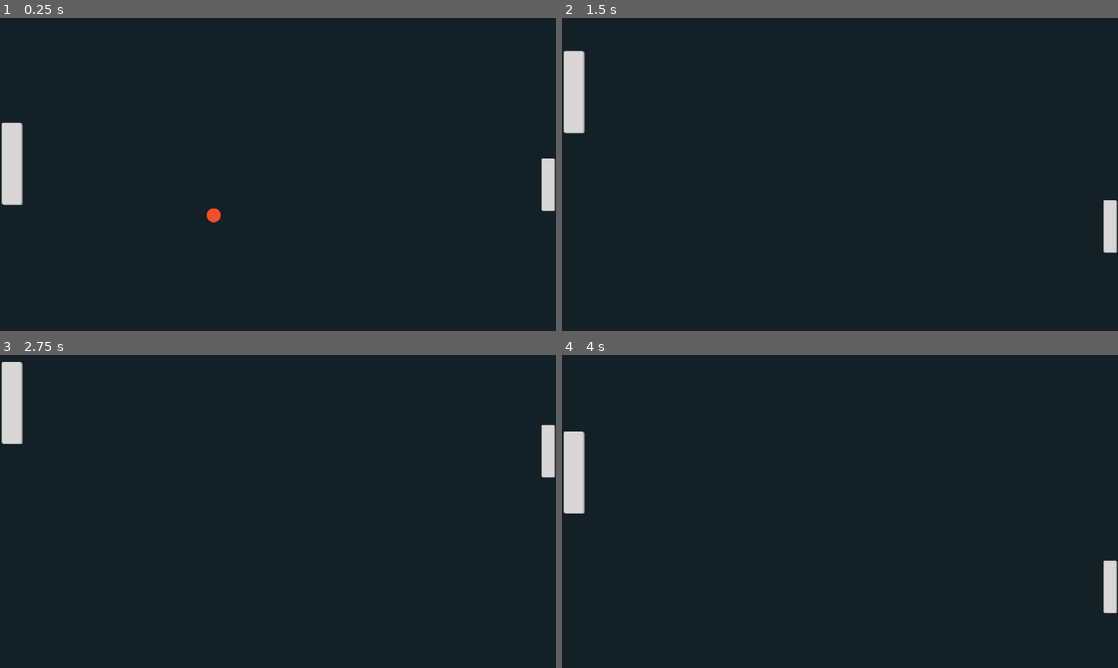
Above: before the commit, frames 1-4 (two rows, left to right).
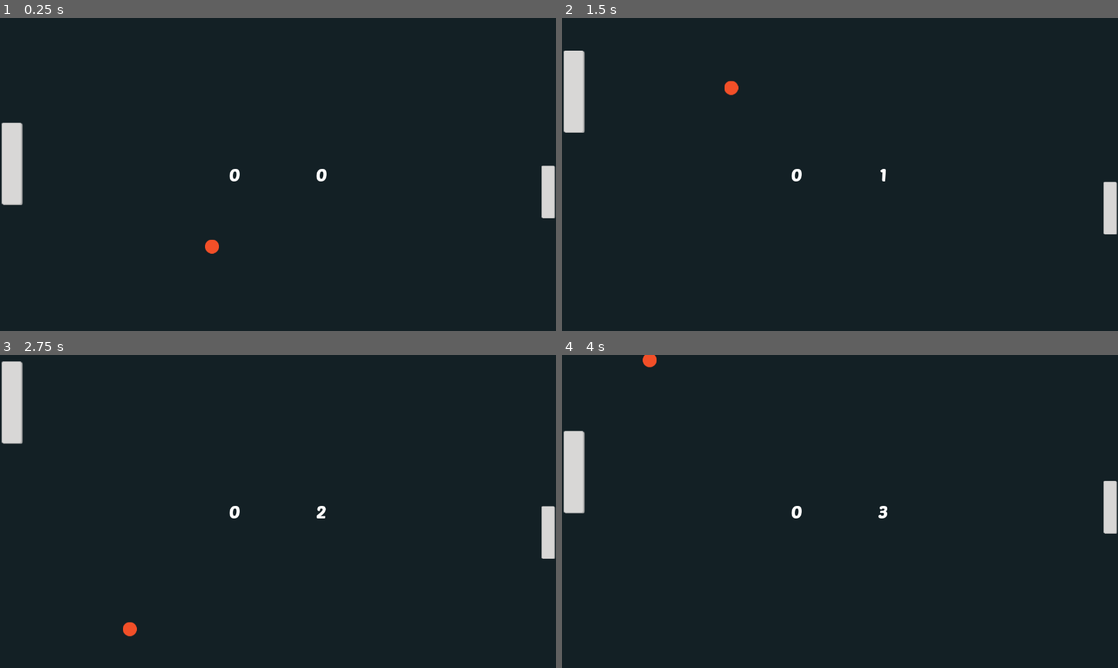
Above: after the commit, the same moments.

Repository: amitkalay/godot-tutorial
Game: Godot game, scene res://Level/Level.tscn
Same seed, same stepped clock (60 frames per second), same inputs: the game is played once before the commit and once after it.
Inputs:
- Up to frame 1 (0.25 s): no input
- Up to frame 2 (1.5 s): hold Up (ui_up) 0.53-1.28 s; hold Down (ui_down) from 1.28 s (still down)
- Up to frame 3 (2.75 s): release Down (ui_down) at 2.03 s; hold Up (ui_up) from 2.03 s (still down)
- Up to frame 4 (4 s): release Up (ui_up) at 3.53 s; hold Down (ui_down) from 3.53 s (still down)

The runs differ from the first frame. In frame 1, 0.4% of the frame differs, in the area x 36-100%, y 44-76%; in frame 2, 0.5%; in frame 3, 1.1%, in the area x 0-100%, y 2-90%; in frame 4, 1.1%.

Commit message:
finished the game without sounds and a countdown timer

Diff:
--- /dev/null
+++ b/Pong_Game/Level/Level.gd
@@ -0,0 +1,17 @@
+extends Node
+
+var PlayerScore = 0
+var OpponentScore = 0
+
+func _on_LeftArea_body_entered(body):
+	$Ball.position = Vector2(640, 360)
+	OpponentScore += 1
+
+
+func _on_RightArea_body_entered(body):
+	$Ball.position = Vector2(640, 360)
+	PlayerScore += 1
+
+func _process(delta):
+	$PlayerScore.text = str(PlayerScore)
+	$OpponentScore.text = str(OpponentScore)
--- a/Pong_Game/Level/Level.tscn
+++ b/Pong_Game/Level/Level.tscn
@@ -1,19 +1,57 @@
-[gd_scene load_steps=6 format=2]
+[gd_scene load_steps=11 format=2]
 
 [ext_resource path="res://Player.tscn" type="PackedScene" id=1]
 [ext_resource path="res://Opponent/Opponent.tscn" type="PackedScene" id=2]
 [ext_resource path="res://Ball/Ball.tscn" type="PackedScene" id=3]
 [ext_resource path="res://Ball/Ball.gd" type="Script" id=4]
+[ext_resource path="res://Level/Level.gd" type="Script" id=5]
+[ext_resource path="res://Assets/PoetsenOne-Regular.ttf" type="DynamicFontData" id=6]
 
-[sub_resource type="RectangleShape2D" id=1]
+[sub_resource type="DynamicFont" id=1]
+size = 40
+font_data = ExtResource( 6 )
+
+[sub_resource type="DynamicFont" id=4]
+size = 40
+font_data = ExtResource( 6 )
+
+[sub_resource type="RectangleShape2D" id=2]
 extents = Vector2( 1758.63, 22.6613 )
 
+[sub_resource type="RectangleShape2D" id=3]
+extents = Vector2( 10.597, 356.368 )
+
 [node name="Level" type="Node"]
+script = ExtResource( 5 )
 
 [node name="ColorRect" type="ColorRect" parent="."]
 anchor_right = 1.0
 anchor_bottom = 1.0
 color = Color( 0.0784314, 0.129412, 0.14902, 1 )
+__meta__ = {
+"_edit_use_anchors_": false
+}
+
+[node name="PlayerScore" type="Label" parent="."]
+anchor_right = 1.0
+anchor_bottom = 1.0
+margin_left = -200.0
+custom_fonts/font = SubResource( 1 )
+text = "Testing Stuff"
+align = 1
+valign = 1
+__meta__ = {
+"_edit_use_anchors_": false
+}
+
+[node name="OpponentScore" type="Label" parent="."]
+anchor_right = 1.0
+anchor_bottom = 1.0
+margin_left = 200.0
+custom_fonts/font = SubResource( 4 )
+text = "Opponent's score"
+align = 1
+valign = 1
 __meta__ = {
 "_edit_use_anchors_": false
 }
@@ -24,19 +62,35 @@
 [node name="WallTop" type="StaticBody2D" parent="."]
 
 [node name="CollisionShape2D" type="CollisionShape2D" parent="WallTop"]
-position = Vector2( 388.326, -25.9992 )
-shape = SubResource( 1 )
+position = Vector2( 388.326, -26.9992 )
+shape = SubResource( 2 )
 
 [node name="WallBottom" type="StaticBody2D" parent="."]
 position = Vector2( 101.563, 738.218 )
 
 [node name="CollisionShape2D" type="CollisionShape2D" parent="WallBottom"]
 position = Vector2( 768.108, 8.23461 )
-shape = SubResource( 1 )
+shape = SubResource( 2 )
 
 [node name="Opponent" parent="." instance=ExtResource( 2 )]
 position = Vector2( 1262.94, 337.735 )
 
 [node name="Ball" parent="." instance=ExtResource( 3 )]
-position = Vector2( 642.058, 333.71 )
+position = Vector2( 638.058, 405.71 )
 script = ExtResource( 4 )
+
+[node name="LeftArea" type="Area2D" parent="."]
+
+[node name="CollisionShape2D" type="CollisionShape2D" parent="LeftArea"]
+position = Vector2( -25, 360 )
+shape = SubResource( 3 )
+
+[node name="RightArea" type="Area2D" parent="."]
+position = Vector2( 1324, -2 )
+
+[node name="CollisionShape2D" type="CollisionShape2D" parent="RightArea"]
+position = Vector2( -28, 362 )
+shape = SubResource( 3 )
+
+[connection signal="body_entered" from="LeftArea" to="." method="_on_LeftArea_body_entered"]
+[connection signal="body_entered" from="RightArea" to="." method="_on_RightArea_body_entered"]
Binary file added: Pong_Game/Assets/PoetsenOne-Regular.ttf
